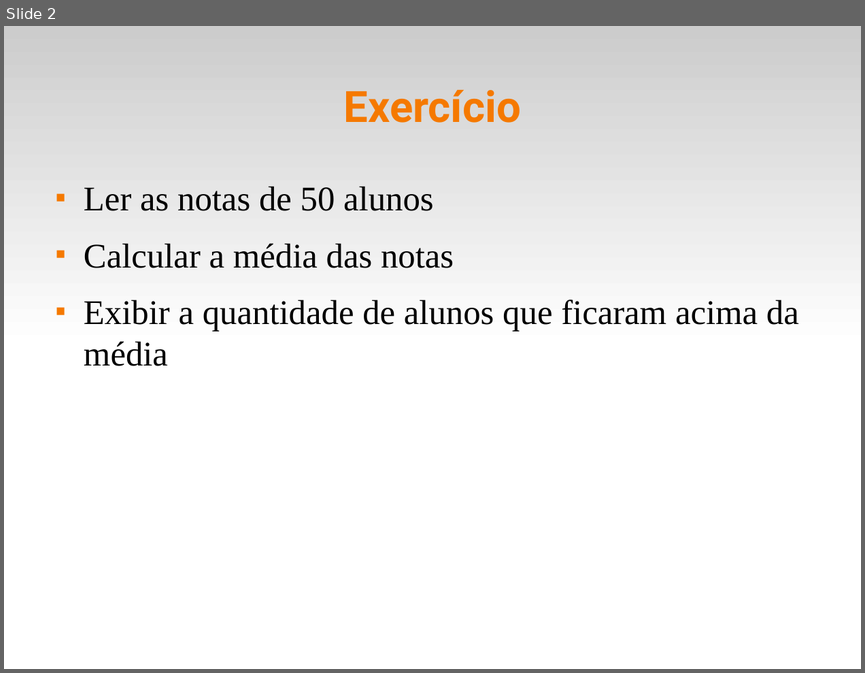
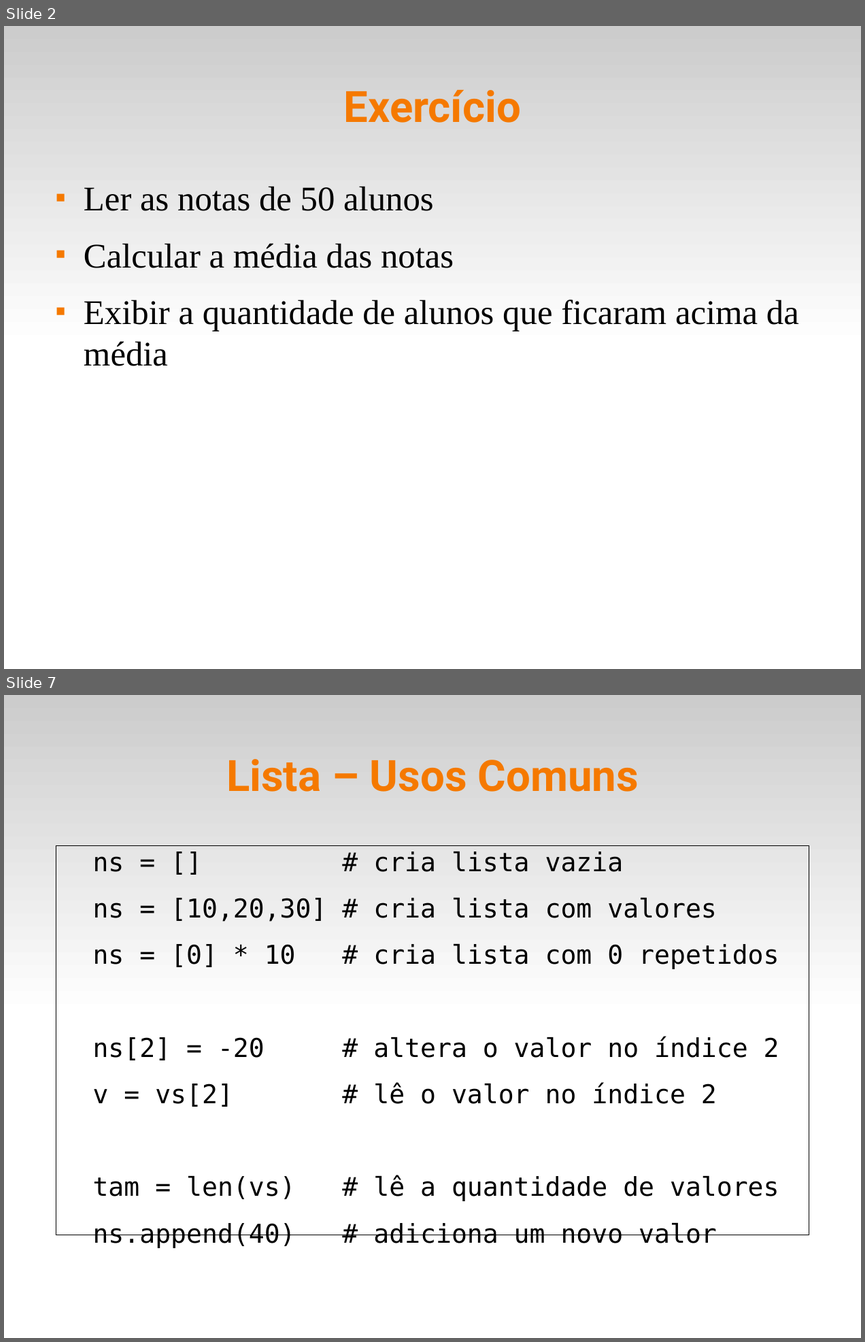
Before and after one commit to fsantanna-uerj/IPD, a slide deck: slides/ipd-05-listas.odp. Shown one above the other, each under a label of ours: slide 2 before the commit, slides 2 and 7 after it; the slides between them are not shown. The pictures are 865x673 and 865x1342 pixels, drawn with LibreOffice and Linux fonts; fonts in the diff are those of the drawing. Boxes give left, top, right and bottom in pixels: in the first picture for what was removed or moved away, otherwise in the second. Text is boxed around its words. In the diff, an @@ line names an element or a change of style, - is before the commit and + after.

```diff
--- a/slides/ipd-05-listas.odp
+++ b/slides/ipd-05-listas.odp
@@ slide 7 added at (4, 695, 861, 1338), background #FFFFFF; not listed: 1 template element that a slide beside it also shows @@
@@ title added at (226, 759, 638, 792), 40 pt, text #F57900, bold @@
+Lista – Usos Comuns
@@ text added at (56, 845, 808, 1242), outline #000000 0 pt, 24 pt, text #000000 @@
+ns = [] # cria lista vazia
+ns = [10,20,30] # cria lista com valores
+ns = [0] * 10 # cria lista com 0 repetidos
+ns[2] = -20 # altera o valor no índice 2
+v = vs[2] # lê o valor no índice 2
+tam = len(vs) # lê a quantidade de valores
+ns.append(40) # adiciona um novo valor
```
Also in this commit, not shown: 4 slides changed, 3 other slides added, 5 slides removed, 12 other files.
